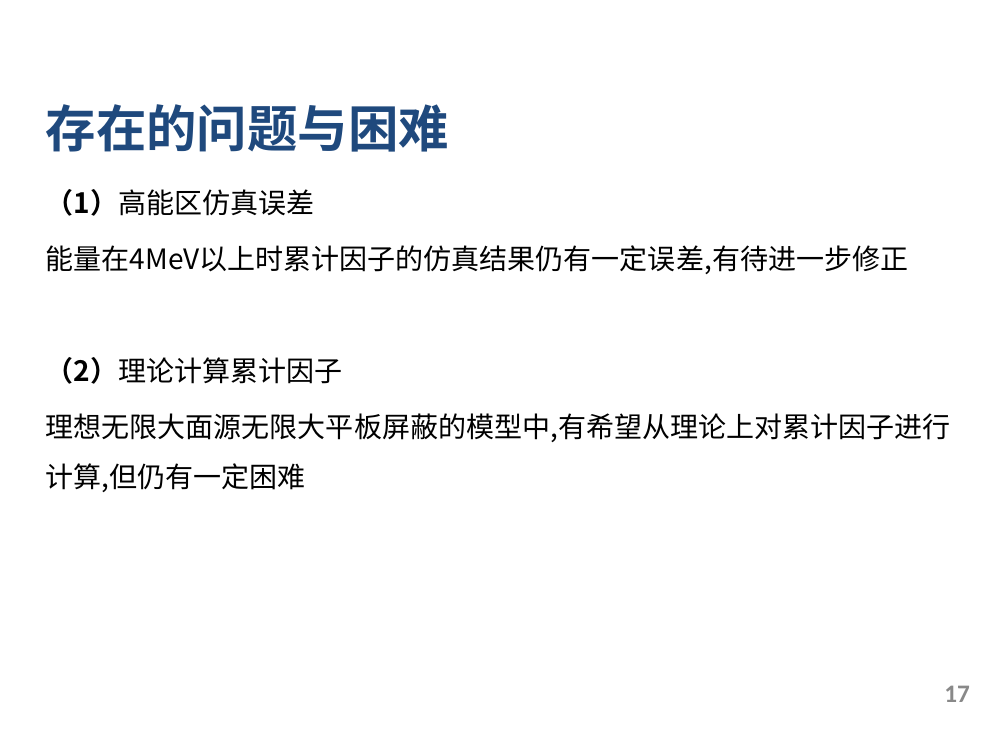
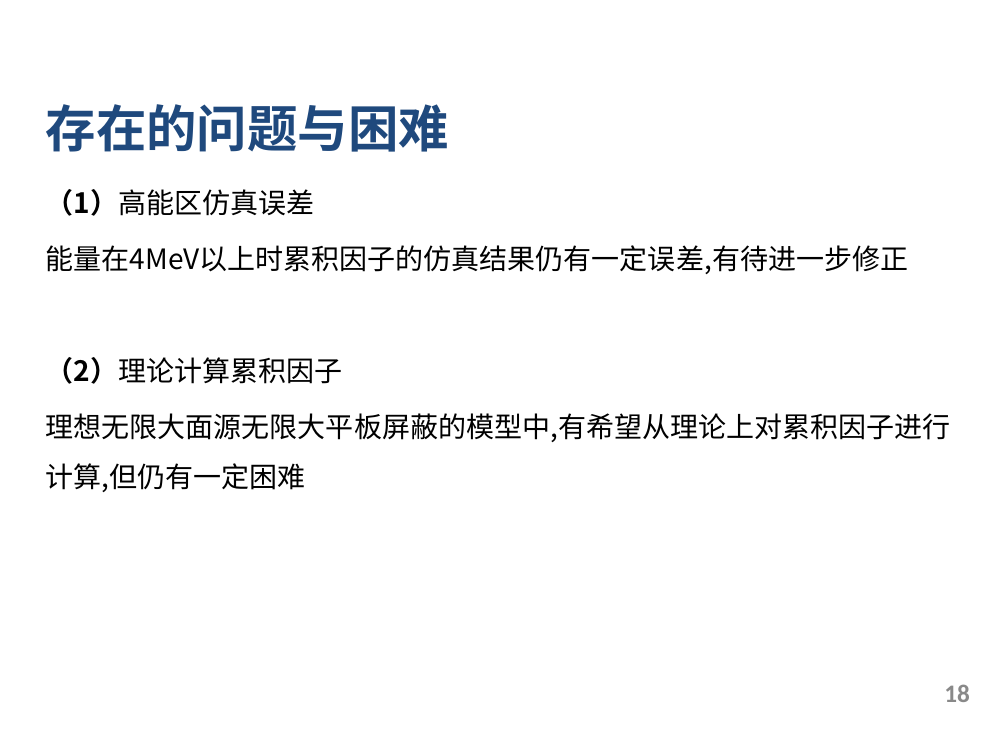
Before and after one commit to Apricot1024/GraduationProject, a slide deck: slide 18 of 2.中期/中期.pptx (slide 17 before the commit). Drawn at 1008x756 pixels with LibreOffice and Linux fonts; fonts in the diff are those of the drawing; background and template pictures are left out. Boxes give left, top, right and bottom in pixels: in the first picture for what was removed or moved away, otherwise in the second. Text is boxed around its words. In the diff, an @@ line names an element or a change of style, - is before the commit and + after.

```diff
--- a/2.中期/中期.pptx
+++ b/2.中期/中期.pptx
@@ text at <box>46,245,951,492</box>: text changed @@
-能量在4MeV以上时累计因子的仿真结果仍有一定误差,有待进一步修正
-（2）理论计算累计因子
-理想无限大面源无限大平板屏蔽的模型中,有希望从理论上对累计因子进行计算,但仍有一定困难
+能量在4MeV以上时累积因子的仿真结果仍有一定误差,有待进一步修正
+（2）理论计算累积因子
+理想无限大面源无限大平板屏蔽的模型中,有希望从理论上对累积因子进行计算,但仍有一定困难
@@ page number at <box>944,684,970,702</box>: text changed @@
-17
+18
```
Also in this commit, not shown: 11 other slides changed, 1 slide added, 16 other files.
